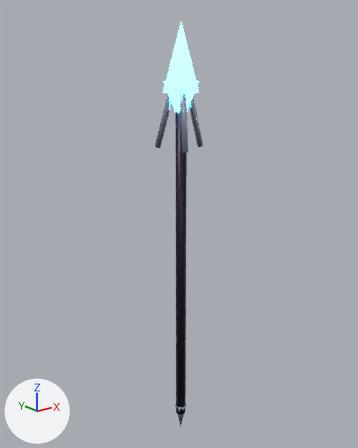
Before and after pictures for a commit that changed the glTF model models/weapon_mago_ia.glb.
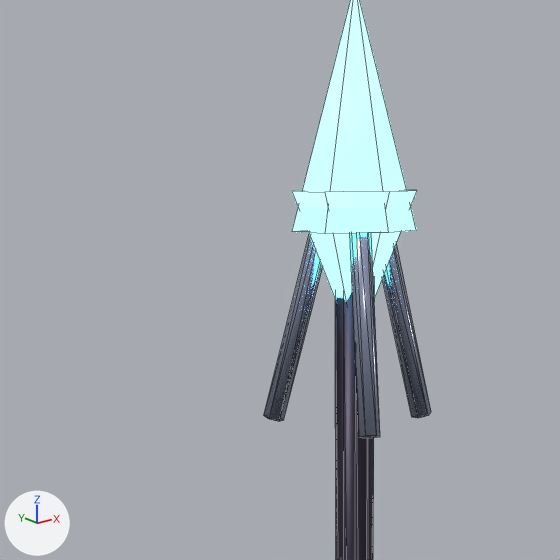
The first picture shows the older version from a 50 mm camera at (-2.31, -2.87, 1.9) aimed at (0.04, 0.08, 0.73). The close-ups show the older and then the newer version on the part from 22% to 67% of the width and 6% to 42% of the height of that picture. Only the edits that show in the close-ups are written down. The axes (+X, +Y, +Z) are drawn at lower left. The lights are the same throughout. The close-ups show mesh edges as thin lines. Where no turn or scale is listed for an object, it has been applied to the vertices.

In view in the first close-up: 'Cajado', 'CristalBase', 'CristalTopo', 'Espiral0', 'Espiral1', 'Espiral2'.
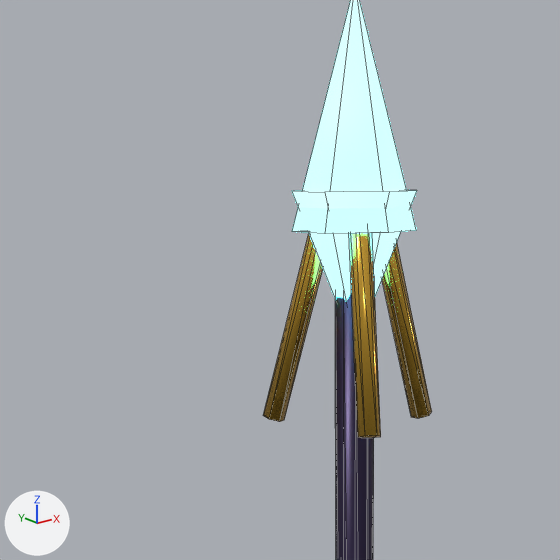
The change, as a diff of the scene's bpy script:
```diff
--- a/models/weapon_mago_ia.glb.py
+++ b/models/weapon_mago_ia.glb.py
@@ mat_cajado_mago_haste @@
 mat_cajado_mago_haste = principled_material('cajado_mago_haste')
-mat_cajado_mago_haste.base_color = (0.022, 0.0153, 0.0331)  # dark purple #292133
+mat_cajado_mago_haste.base_color = (0.022, 0.0134, 0.047)  # dark purple #291f3d
 mat_cajado_mago_haste.metallic = 0.6
@@ mat_cajado_mago_ouro @@
+mat_cajado_mago_ouro = principled_material('cajado_mago_ouro')
+mat_cajado_mago_ouro.base_color = (0.869, 0.507, 0.0637)  # orange #f0bd47
+mat_cajado_mago_ouro.metallic = 0.92
+mat_cajado_mago_ouro.roughness = 0.22
@@ me_cylinder_001 @@
 # used by ob_espiral0; location = (0.11, 0.0, 1.62)
-me_cylinder_001.from_pydata(...)  # 12 vertices, 20 faces; spans x -0.099..0.099, y -0.023..0.023, z -0.284..0.284
-me_cylinder_001.materials.append(mat_cajado_mago_prata)  # blue #b8c2e0
+me_cylinder_001.from_pydata(...)  # 12 vertices, 20 faces; spans x -0.1..0.1, y -0.024..0.024, z -0.284..0.284
+# edits to the shape of me_cylinder_001 do not show in these pictures
+me_cylinder_001.materials.append(mat_cajado_mago_ouro)  # orange #f0bd47
@@ me_cylinder_002 @@
 # used by ob_espiral1; location = (-0.055, 0.095, 1.62)
-me_cylinder_002.from_pydata(...)  # 12 vertices, 20 faces; spans x -0.059..0.059, y -0.091..0.091, z -0.284..0.284
-me_cylinder_002.materials.append(mat_cajado_mago_prata)  # blue #b8c2e0
+me_cylinder_002.from_pydata(...)  # 12 vertices, 20 faces; spans x -0.06..0.06, y -0.093..0.093, z -0.285..0.285
+# edits to the shape of me_cylinder_002 do not show in these pictures
+me_cylinder_002.materials.append(mat_cajado_mago_ouro)  # orange #f0bd47
@@ me_cylinder_003 @@
 # used by ob_espiral2; location = (-0.055, -0.095, 1.62)
-me_cylinder_003.from_pydata(...)  # 12 vertices, 20 faces; spans x -0.059..0.059, y -0.091..0.091, z -0.284..0.284
-me_cylinder_003.materials.append(mat_cajado_mago_prata)  # blue #b8c2e0
+me_cylinder_003.from_pydata(...)  # 12 vertices, 20 faces; spans x -0.06..0.06, y -0.093..0.093, z -0.285..0.285
+# edits to the shape of me_cylinder_003 do not show in these pictures
+me_cylinder_003.materials.append(mat_cajado_mago_ouro)  # orange #f0bd47
```

What differs and where, as boxes [x1, y1, x2, y2] in the close-ups (560 x 560 px):
'Cajado', recoloured: [335, 293, 374, 549] in both
'Espiral2', recoloured (blue to orange): [350, 233, 380, 438] in both
'Espiral1', recoloured (blue to orange): [264, 235, 323, 422] in both
'Espiral0', recoloured (blue to orange): [382, 243, 431, 418] in both
